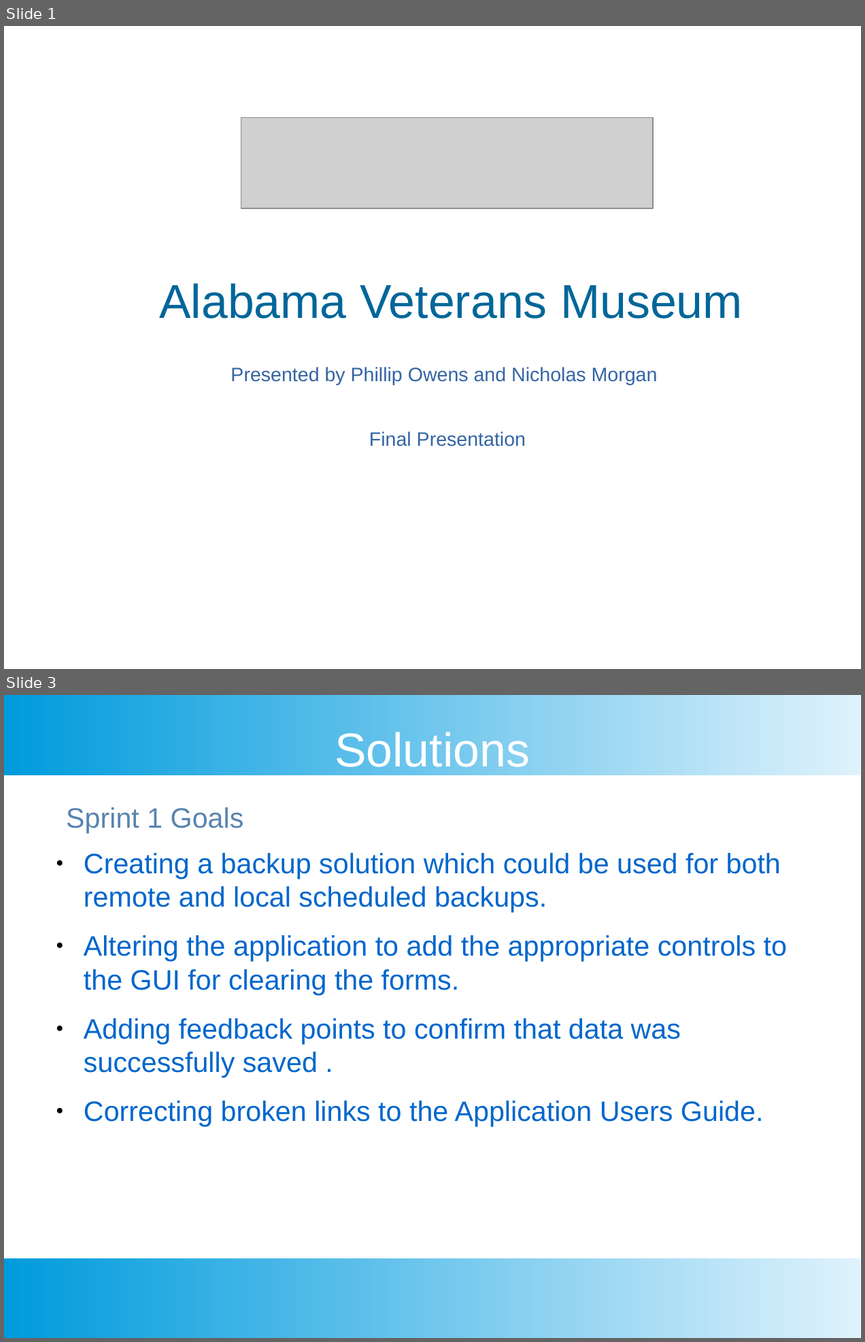
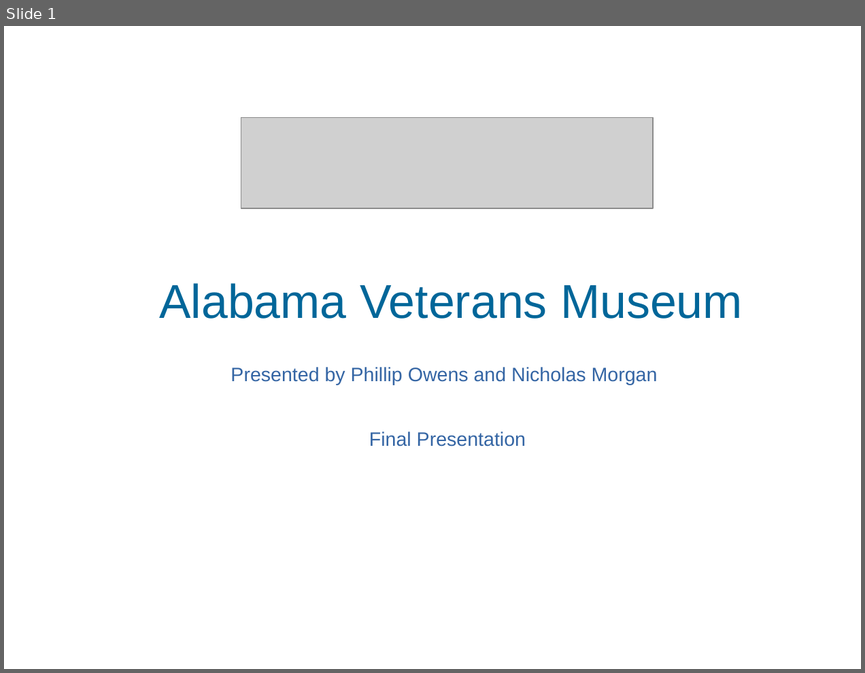
Before and after one commit to Dowens00/veteransmuseum, a slide deck: MiscFiles/Final Presentation V2.pptx. Shown one above the other, each under a label of ours: slides 1 and 3 before the commit, slide 1 after it; the slides between them are not shown. The pictures are 865x1342 and 865x673 pixels, drawn with LibreOffice and Linux fonts; fonts in the diff are those of the drawing; grey boxes stand for pictures; background and template pictures are left out. Boxes give left, top, right and bottom in pixels: in the first picture for what was removed or moved away, otherwise in the second. Text is boxed around its words. In the diff, an @@ line names an element or a change of style, - is before the commit and + after.

```diff
--- a/MiscFiles/Final Presentation V2.pptx
+++ b/MiscFiles/Final Presentation V2.pptx
@@ slide 3 removed at (4, 695, 861, 1338), background #FFFFFF @@
@@ rectangle removed at (4, 695, 861, 775) @@
@@ text removed at (334, 732, 530, 767) @@
-Solutions
@@ text removed at (66, 807, 244, 833) @@
-Sprint 1 Goals
@@ text removed at (84, 853, 787, 1127) @@
-● Creating a backup solution which could be used for both remote and local scheduled backups.
-● Altering the application to add the appropriate controls to the GUI for clearing the forms.
-● Adding feedback points to confirm that data was successfully saved .
-● Correcting broken links to the Application Users Guide.
@@ rectangle removed at (4, 1258, 861, 1338) @@
```
Also in this commit, not shown: 1 slide changed, 2 slides added, 4 other files.
